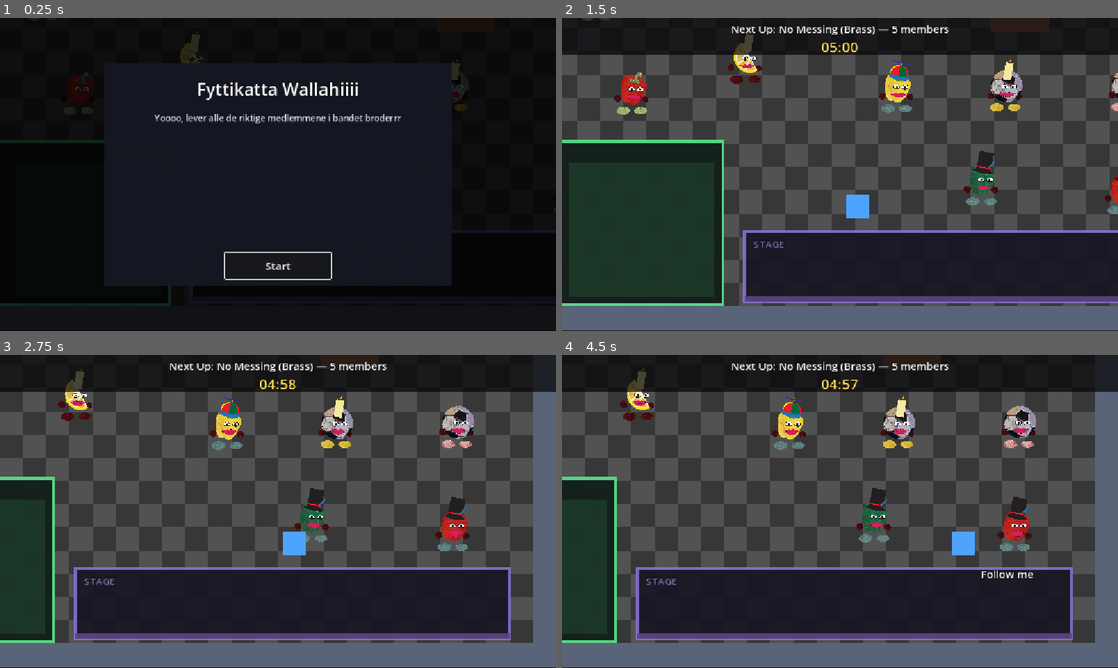
Above: before the commit, frames 1-4 (two rows, left to right).
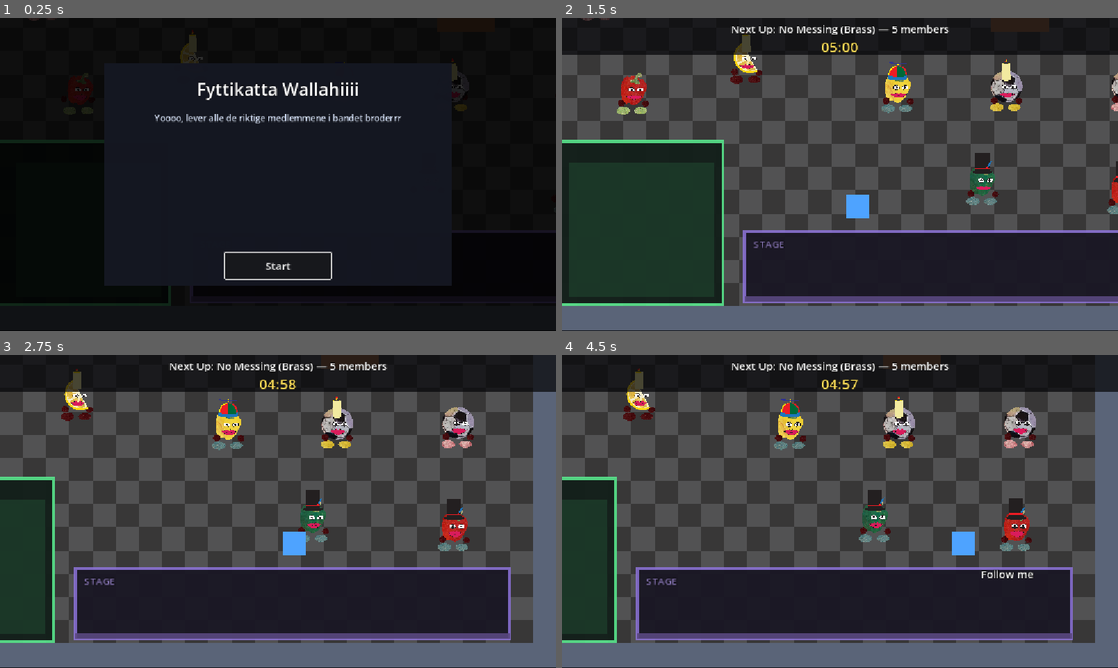
Above: after the commit, the same moments.

Repository: hexahigh/cool-game-project
Game: Godot game, scene res://scenes/main.tscn
Two runs of this game, one before a commit and one after it. Both use one fixed random seed, a clock stepped at 60 frames per second and the inputs below.
Inputs (mouse positions are in pixels of both pictures, inside the frame that each line leads up to):
- Up to frame 1 (0.25 s): no input
- Up to frame 2 (1.5 s): click "Start" at 0.5 s; tap Enter at 1.25 s; move the mouse to (962, 158) at 1.27 s; hold D (move_right) from 1.28 s (still down); click (962, 158) at 1.42 s
- Up to frame 3 (2.75 s): release D (move_right) at 2 s; drag from (166, 527) to (250, 574) at 2.02 s
- Up to frame 4 (4.5 s): move the mouse to (895, 442) at 2.77 s; hold D (move_right) 2.78-3.5 s; drag from (812, 574) to (673, 464) at 3.52 s; move the mouse to (1006, 558) at 4.27 s; hold A (move_left) from 4.28 s (still down)

The runs differ from the first frame. In frame 1, 0.1% of the frame differs, in the area x 13-84%, y 3-27%; in frame 2, 1.0%; in frame 3, 1.1%; in frame 4, 1.2%, in the area x 10-86%, y 3-63%.

Commit message:
Add hand animation to backflip and idle

Diff:
--- a/entities/band_member.tscn
+++ b/entities/band_member.tscn
@@ -409,6 +409,50 @@
 "handle_modes": PackedInt32Array(0, 0, 2, 0, 2, 0),
 "points": PackedFloat32Array(1, -0.25, 0, 0.25, 0, 1, -0.25, 0, 0.25, 0, 0.2, -0.075, 0, 0.28611112, 0, 1, -0.25, 0, 0.25, 0, 2.02, -0.07722221, 0, 0.11166668, 0, 1, -0.25, 0, 0.25, 0),
 "times": PackedFloat32Array(0, 0.3, 0.75, 1.8666667, 2.33, 3)
+}
+tracks/21/type = "bezier"
+tracks/21/imported = false
+tracks/21/enabled = true
+tracks/21/path = NodePath("left_hand:position:x")
+tracks/21/interp = 1
+tracks/21/loop_wrap = true
+tracks/21/keys = {
+"handle_modes": PackedInt32Array(0, 2, 0, 0),
+"points": PackedFloat32Array(-17.000027, -0.25, 0, 0.25, 0, 1.9999962, -0.15833586, -3.1666706, 0, 0, 1.9999962, -0.15833586, -3.1666706, 0, 0, -17.000027, -0.25, 0, 0.25, 0),
+"times": PackedFloat32Array(0, 0.9500152, 1.6686614, 3)
+}
+tracks/22/type = "bezier"
+tracks/22/imported = false
+tracks/22/enabled = true
+tracks/22/path = NodePath("left_hand:position:y")
+tracks/22/interp = 1
+tracks/22/loop_wrap = true
+tracks/22/keys = {
+"handle_modes": PackedInt32Array(0, 2, 0, 0),
+"points": PackedFloat32Array(-11.19501, -0.25, 0, 0.25, 0, -21.673204, -0.15833586, 1.7463657, 0, 0, -21.673204, -0.15833586, 1.7463657, 0, 0, -11.19501, -0.25, 0, 0.25, 0),
+"times": PackedFloat32Array(0, 0.9500152, 1.6686614, 3)
+}
+tracks/23/type = "bezier"
+tracks/23/imported = false
+tracks/23/enabled = true
+tracks/23/path = NodePath("right_hand:position:x")
+tracks/23/interp = 1
+tracks/23/loop_wrap = true
+tracks/23/keys = {
+"handle_modes": PackedInt32Array(0, 2, 0, 0),
+"points": PackedFloat32Array(16.566572, -0.25, 0, 0.25, 0, 9.999996, -0.15833586, 1.0944293, 0, 0, 9.999996, -0.15833586, 1.0944293, 0, 0, 16.566572, -0.25, 0, 0.25, 0),
+"times": PackedFloat32Array(0, 0.9500152, 1.6686614, 3)
+}
+tracks/24/type = "bezier"
+tracks/24/imported = false
+tracks/24/enabled = true
+tracks/24/path = NodePath("right_hand:position:y")
+tracks/24/interp = 1
+tracks/24/loop_wrap = true
+tracks/24/keys = {
+"handle_modes": PackedInt32Array(0, 2, 0, 0),
+"points": PackedFloat32Array(-10.251859, -0.25, 0, 0.25, 0, -23.684765, -0.15833586, 2.2388177, 0, 0, -23.684765, -0.15833586, 2.2388177, 0, 0, -10.251859, -0.25, 0, 0.25, 0),
+"times": PackedFloat32Array(0, 0.9500152, 1.6686614, 3)
 }
 
 [sub_resource type="Animation" id="Animation_gw1md"]
@@ -1094,6 +1138,50 @@
 "handle_modes": PackedInt32Array(0, 0, 0),
 "points": PackedFloat32Array(1, -0.25, 0, 0.25, 0, 0.8, -0.25, 0, 0.25, 0, 1, -0.25, 0, 0.25, 0),
 "times": PackedFloat32Array(0, 0.36198038, 1)
+}
+tracks/11/type = "bezier"
+tracks/11/imported = false
+tracks/11/enabled = true
+tracks/11/path = NodePath("right_hand:position:x")
+tracks/11/interp = 1
+tracks/11/loop_wrap = true
+tracks/11/keys = {
+"handle_modes": PackedInt32Array(0, 0, 0),
+"points": PackedFloat32Array(16.566572, -0.25, 0, 0.25, 0, 16.56657, -0.021033546, 3.1789145e-07, 0, 0, 16.566572, -0.25, 0, 0.25, 0),
+"times": PackedFloat32Array(0, 0.5, 1)
+}
+tracks/12/type = "bezier"
+tracks/12/imported = false
+tracks/12/enabled = true
+tracks/12/path = NodePath("right_hand:position:y")
+tracks/12/interp = 1
+tracks/12/loop_wrap = true
+tracks/12/keys = {
+"handle_modes": PackedInt32Array(0, 0, 0),
+"points": PackedFloat32Array(-10.251859, -0.25, 0, 0.25, 0, -11.251859, -0.021033546, 0.16666667, 0, 0, -10.251859, -0.25, 0, 0.25, 0),
+"times": PackedFloat32Array(0, 0.5, 1)
+}
+tracks/13/type = "bezier"
+tracks/13/imported = false
+tracks/13/enabled = true
+tracks/13/path = NodePath("left_hand:position:x")
+tracks/13/interp = 1
+tracks/13/loop_wrap = true
+tracks/13/keys = {
+"handle_modes": PackedInt32Array(0, 0, 0),
+"points": PackedFloat32Array(-17.000027, -0.25, 0, 0.25, 0, -17.000027, -0.021033546, 0, 0, 0, -17.000027, -0.25, 0, 0.25, 0),
+"times": PackedFloat32Array(0, 0.5, 1)
+}
+tracks/14/type = "bezier"
+tracks/14/imported = false
+tracks/14/enabled = true
+tracks/14/path = NodePath("left_hand:position:y")
+tracks/14/interp = 1
+tracks/14/loop_wrap = true
+tracks/14/keys = {
+"handle_modes": PackedInt32Array(0, 0, 0),
+"points": PackedFloat32Array(-11.19501, -0.25, 0, 0.25, 0, -12.195009, -0.021033546, 0.16666651, 0, 0, -11.19501, -0.25, 0, 0.25, 0),
+"times": PackedFloat32Array(0, 0.5, 1)
 }
 
 [sub_resource type="Animation" id="Animation_udyt4"]
@@ -1255,7 +1343,7 @@
 }
 
 [node name="BandMember" type="Node2D" unique_id=1355637323]
-scale = Vector2(1, 1.0186118)
+rotation = 6.2831855
 
 [node name="right_foot" type="Sprite2D" parent="." unique_id=1324611511]
 position = Vector2(2.9999995, -3.0000002)
@@ -1282,8 +1370,7 @@
 texture = ExtResource("3_amg7d")
 
 [node name="accessory" type="Sprite2D" parent="body" unique_id=644283547]
-position = Vector2(175.67937, -600)
-rotation = 0.20071095
+position = Vector2(155.55554, -600)
 scale = Vector2(0.6302084, 0.71701396)
 texture = ExtResource("4_jhqwb")
 offset = Vector2(-1.5258789e-05, -402.90552)
